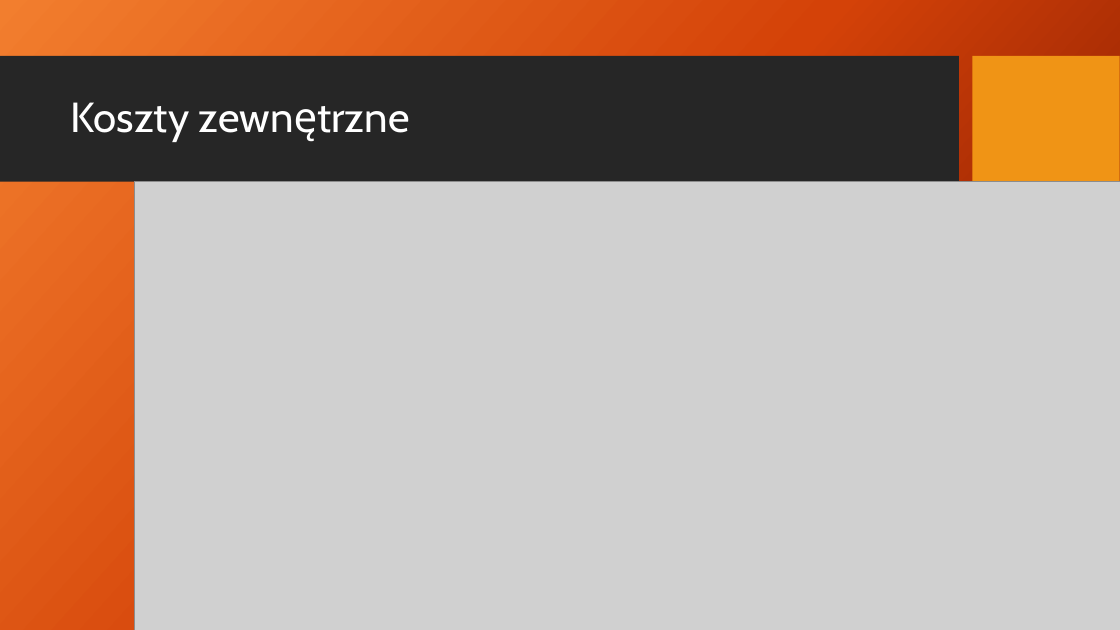
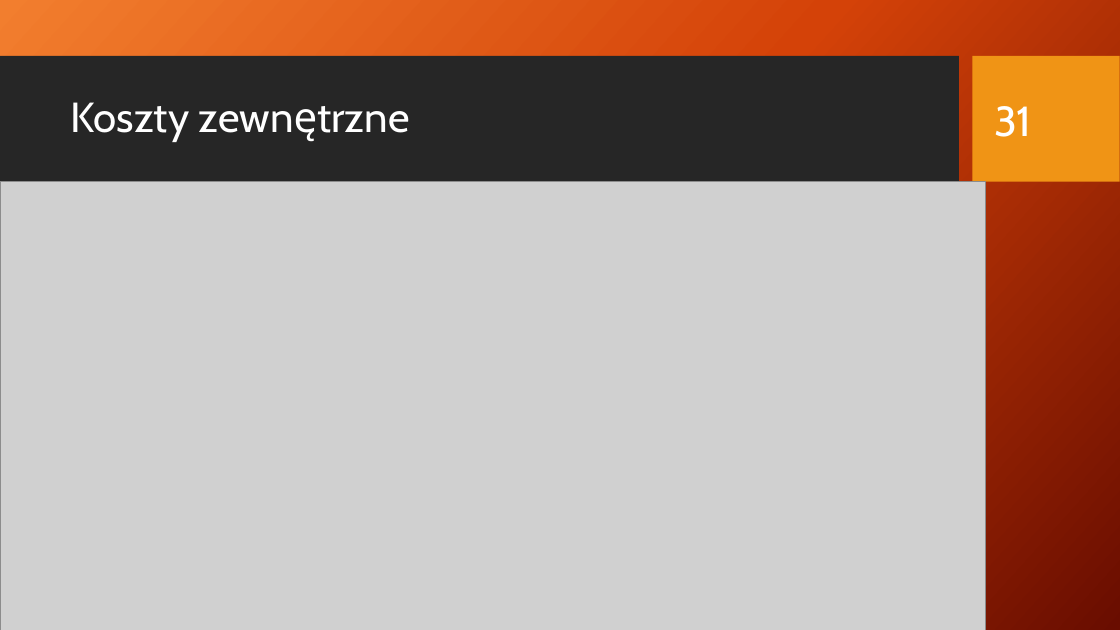
Before and after one commit to rudnickirobert/KWZP2021, a slide deck: slide 31 of Prezentacja_29.04.pptx. Drawn at 1120x630 pixels with LibreOffice and Linux fonts; fonts in the diff are those of the drawing; grey boxes stand for pictures; background and template pictures are left out. Boxes give left, top, right and bottom in pixels: in the first picture for what was removed or moved away, otherwise in the second. Text is boxed around its words. In the diff, an @@ line names an element or a change of style, - is before the commit and + after.

```diff
--- a/Prezentacja_29.04.pptx
+++ b/Prezentacja_29.04.pptx
@@ page number added at (994,106,1032,137), 36 pt, text #FFFFFF @@
+31
@@ picture: place and size @@
-picture at (134,181,1120,630)
+picture at (0,181,986,630)
```
Also in this commit, not shown: 30 other slides changed.
